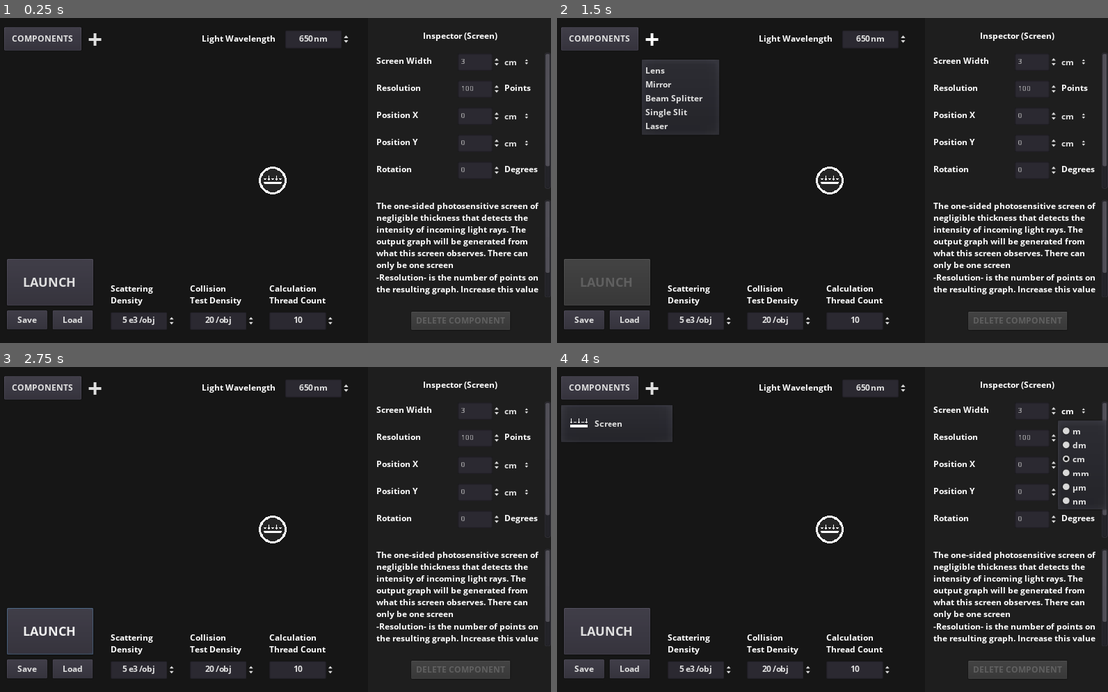
Above: before the commit, frames 1-4 (two rows, left to right).
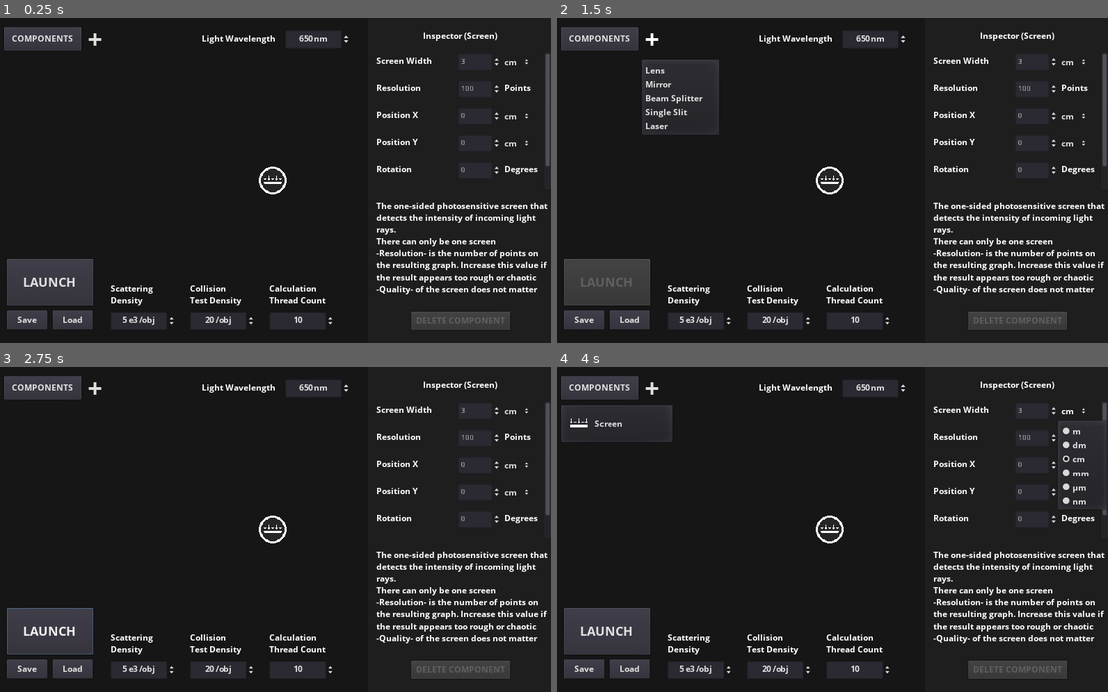
Above: after the commit, the same moments.

Repository: sodaJar/LightInterferenceSimulator
Game: Godot game, scene res://MainScene/MainScene.tscn
The game is run twice, just before and just after one commit, with the same random seed, the same clock (stepped at 60 frames per second) and the same inputs.
Inputs:
- Up to frame 1 (0.25 s): no input
- Up to frame 2 (1.5 s): click "LAUNCH" at 0.5 s; click "+" at 1.25 s
- Up to frame 3 (2.75 s): click "LAUNCH" at 2 s
- Up to frame 4 (4 s): click "COMPONENTS" at 2.75 s; click "cm" at 3.5 s

The runs differ from the first frame. In frame 1, 2.4% of the frame differs, in the area x 68-100%, y 56-86%; in frame 2, 2.4%; in frame 3, 2.4%; in frame 4, 2.4%.

Commit message:
correct interference normal to parallel rays & add laser FOV feature

Diff:
--- a/Gui/Lis.gd
+++ b/Gui/Lis.gd
@@ -10,7 +10,8 @@
 const GALLERY:Dictionary = {
 	"Lens":{
 		"icon":preload("res://ComponentAssets/Lens.png"),
-		"description":"An ideal convex lens following the lens equation",
+		"description":"An ideal convex lens following the lens equation\nIf -compensating- is true, "+\
+		"parallel light rays reach the focal plane with no path difference",
 		"properties":{
 			"lensWidth":["f5:cm",{"min":"f1:mm"}],
 			"focalLength":["f50:mm",{"min":"f1:mm"}],
@@ -38,14 +39,13 @@
 		"The obstacle has negligible thickness and absorbs all light. If -slit width- if greater than "+\
 		"obstacle width, the component is ignored",
 		"properties":{
-			"obstacleWidth":["f1:m",{"min":"f10:cm"}],
-			"slitWidth":["f5000:nm",{"min":"f1:nm"}]
+			"obstacleWidth":["f1:m",{"min":"f1:cm"}],
+			"slitWidth":["f5000:nm",{"min":"f0:nm"}]
 		}
 	},
 	"Screen": {
 		"icon": preload("ComponentAssets/Screen.png"),
-		"description":"The one-sided photosensitive screen of negligible thickness that detects the intensity of incoming light rays. "+\
-		"The output graph will be generated from what this screen observes. "+\
+		"description":"The one-sided photosensitive screen that detects the intensity of incoming light rays.\n"+\
 		"There can only be one screen\n-Resolution- is the number of points on the resulting graph. "+\
 		"Increase this value if the result appears too rough or chaotic"+\
 		"\n-Quality- of the screen does not matter",
@@ -58,11 +58,13 @@
 		"icon": preload("ComponentAssets/Laser.png"),
 		"description":"A laser emitting coherent light of wavelength specified globally.\n"+\
 		"-Power- relates to the intensity observed and does not have a real unit\n"+\
-		"-Beam width- is the width where the intensity is 1/e^2 (around 13.5%) of the maximum intensity. The actual "+\
-		"width of the beam where the intensity is not near zero is twice the -beam width-",
+		"-Beam width- is the width where the power is above around 13.5% of the maximum power. The actual "+\
+		"width of the laser device that blocks passing rays is twice the -beam width-\n"+\
+		"The smaller the -scattering angle-, the more collimated the light beam",
 		"properties": {
 			"beamWidth":["f100:um",{"min":"f10:um","max":"f1:mm"}],
 			"power":["f100:%",{"min":"f1:%"}],
+			"scatteringAngle":["f30:degrees",{"min":"f1:degrees","max":"f180:degrees"}]
 		}
 	}
 }
Not shown, changed: PhysicsEngine/src/components/C_Laser.java
Not shown, changed: PhysicsEngine/src/components/C_Lens.java
Not shown, changed: PhysicsEngine/src/components/HitboxSegment.java
Not shown, changed: PhysicsEngine/src/environment/Retracer.java
Not shown, changed: PhysicsEngine/src/main/Lis.java
Not shown, changed: PhysicsEngine/src/main/Setup.java
